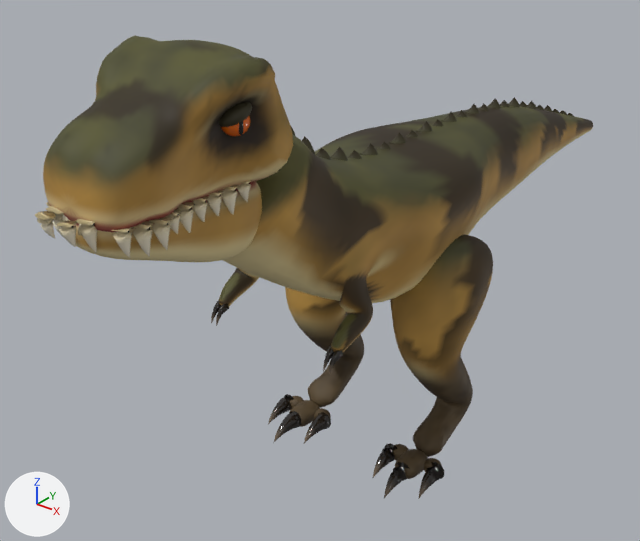
Two versions of the Blender file art/sources/trex/trex.blend, one commit apart.
Both versions are drawn from a camera (50 mm lens) standing at (1.73, -2.55, 2.23) and looking at (-0.24, -0.08, 0.7). Every picture has the same lights, and +X, +Y and +Z are marked at lower left. The older version comes first.

Objects in the first picture: 'TRex'.
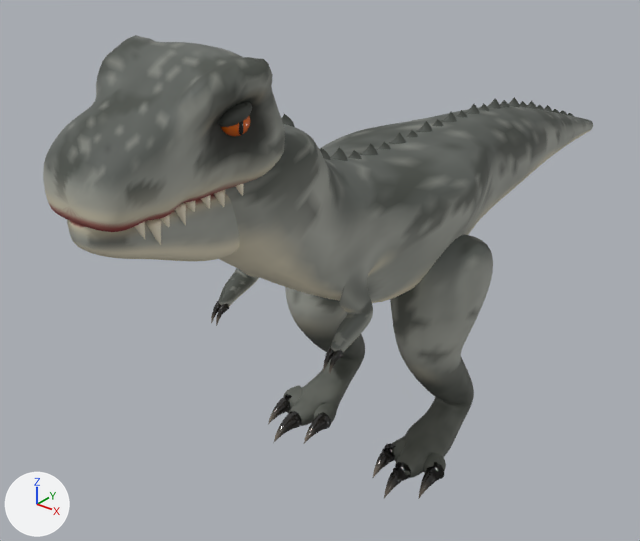
The change in detail:
me_trex is used by ob_trex; location (0.0, 0.0, 0.0).
me_trex had 25422 vertices, 25584 faces and spanned x -0.42..0.42, y -1.42..1.88, z 0.0..1.75.
me_trex now has 24619 vertices, 24758 faces, 8 loose edges and spans x -0.42..0.42, y -1.36..1.88, z 0.0..1.74.
me_trex part 1: the loose piece of 49 vertices spanning x 0.1..0.15, y -1.33..-1.28, z 1.3..1.39 is deleted.
me_trex part 2: the loose piece of 49 vertices spanning x 0.02..0.07, y -1.42..-1.37, z 1.34..1.41 is deleted.
me_trex part 3: the loose piece of 49 vertices spanning x -0.07..-0.02, y -1.42..-1.37, z 1.34..1.41 is deleted.
me_trex part 4: 691 vertices moved within x -0.37..0.38, y -1.34..0.16, z 0.01..1.74; 8489 vertices removed from x -0.39..0.39, y -1.38..0.29, z 0.01..1.75; 7882 vertices added at x -0.41..0.39, y -1.34..0.29, z 0.0..1.74.
Other edits to the shape of me_trex do not show in these pictures.

What differs and where, as boxes [x1, y1, x2, y2] in the pictures (640 x 541 px; the box of a moved part takes in the faces that stretch with it):
'TRex', reshaped
    before: [35, 35, 593, 499]
    after: [43, 35, 593, 499]
part 1 of me_trex, deleted
    before: [112, 227, 133, 258]
part 2 of me_trex, deleted
    before: [56, 221, 77, 247]
part 3 of me_trex, deleted
    before: [35, 211, 56, 238]
part 4 of me_trex, moved or reshaped
    before: [46, 35, 476, 479]
    after: [67, 35, 474, 478]
